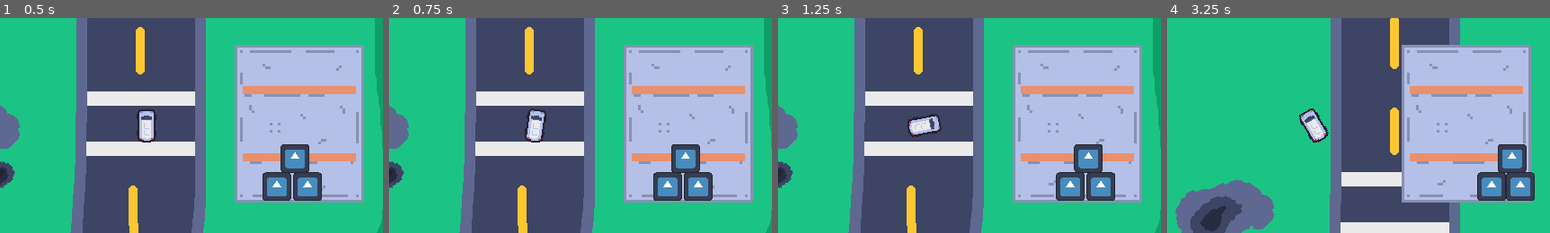
Above: before the commit, frames 1-4 (left to right).
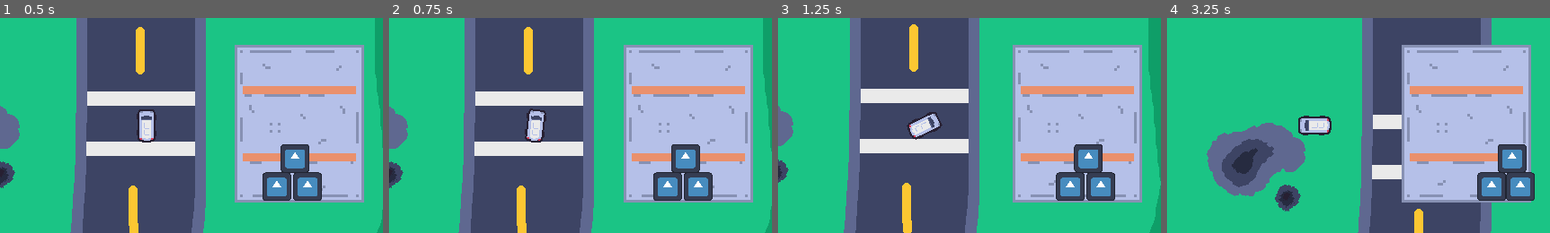
Above: after the commit, the same moments.

Repository: grace125/u-haul_u-surper
Game: Godot game, scene res://src/game/main_race.tscn
The game is run twice, just before and just after one commit, with the same random seed, the same clock (stepped at 60 frames per second) and the same inputs. This scene is started directly instead of the project's main scene. The engine's default icon, where the game draws it, is replaced by a stand-in: a white triangle on a blue panel in a dark square.
Inputs:
- Up to frame 1 (0.5 s): no input
- Up to frame 2 (0.75 s): hold Right (Right) from 0.53 s (still down)
- Up to frame 3 (1.25 s): keep holding Right (Right)
- Up to frame 4 (3.25 s): release Right (Right) at 1.28 s; hold S (Backward) 1.28-2.03 s; hold Right (Right) 2.03-2.78 s; hold Up (Forward) from 2.78 s (still down)

Frame 1 is identical in both runs. In frame 2, 1.5% of the frame differs, in the area x 0-100%, y 0-100%; in frame 3, 9.1%; in frame 4, 28%, in the area x 2-85%, y 0-100%.

Commit message:
Change centre of mass of car

Diff:
--- a/src/car/car.tscn
+++ b/src/car/car.tscn
@@ -45,6 +45,8 @@
 [node name="car" type="RigidBody2D"]
 collision_layer = 2
 mass = 3628.0
+center_of_mass_mode = 1
+center_of_mass = Vector2(0, 6)
 gravity_scale = 0.0
 max_contacts_reported = 5
 contact_monitor = true
